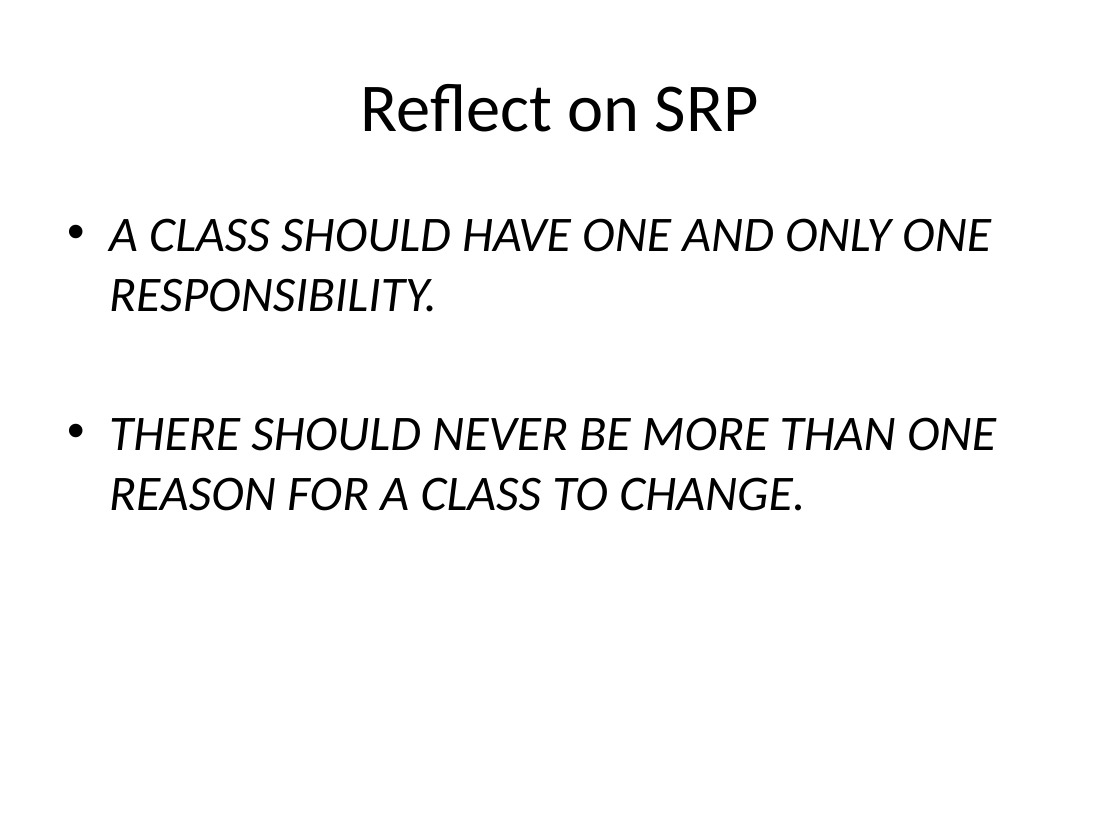
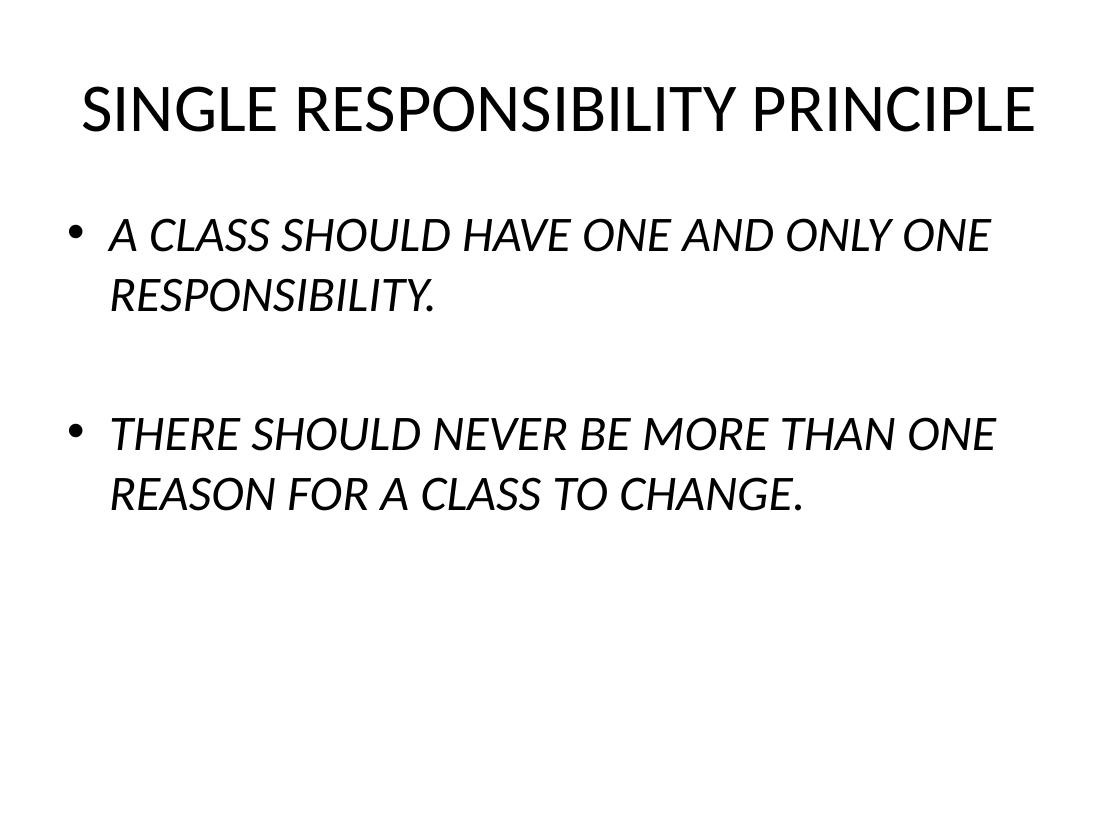
Before and after one commit to sameeri/solid, a slide deck: slide 46 of SOLID Principles of OOD v2.pptx (slide 37 before the commit). Drawn at 1120x840 pixels with LibreOffice and Linux fonts; fonts in the diff are those of the drawing. Boxes give left, top, right and bottom in pixels: in the first picture for what was removed or moved away, otherwise in the second. Text is boxed around its words. In the diff, an @@ line names an element or a change of style, - is before the commit and + after.

```diff
--- a/SOLID Principles of OOD v2.pptx
+++ b/SOLID Principles of OOD v2.pptx
@@ title at (x1=81, y1=86, x2=1037, y2=132): text changed @@
-Reflect on SRP
+SINGLE RESPONSIBILITY PRINCIPLE
```
Also in this commit, not shown: 6 other slides changed, 10 slides added.
